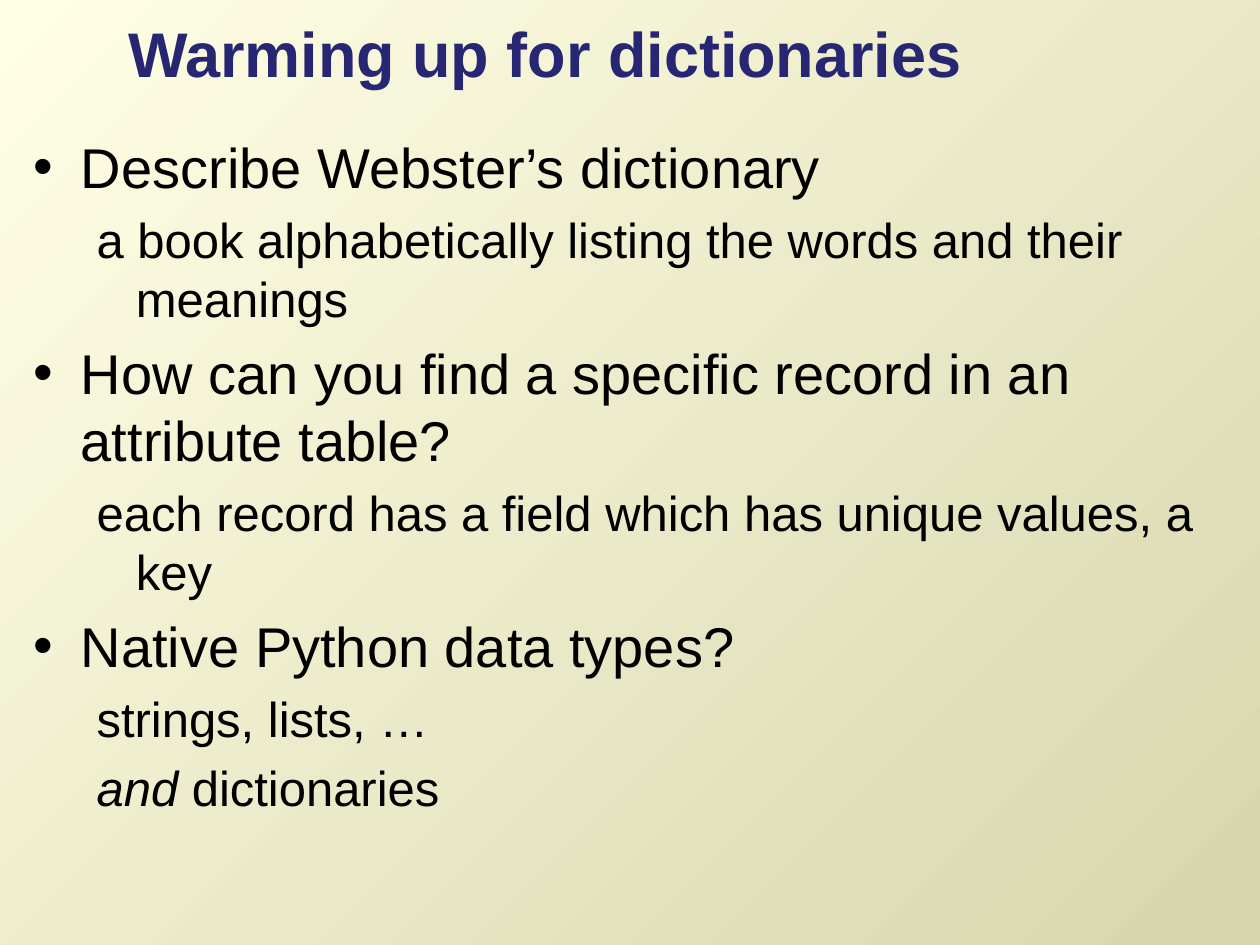
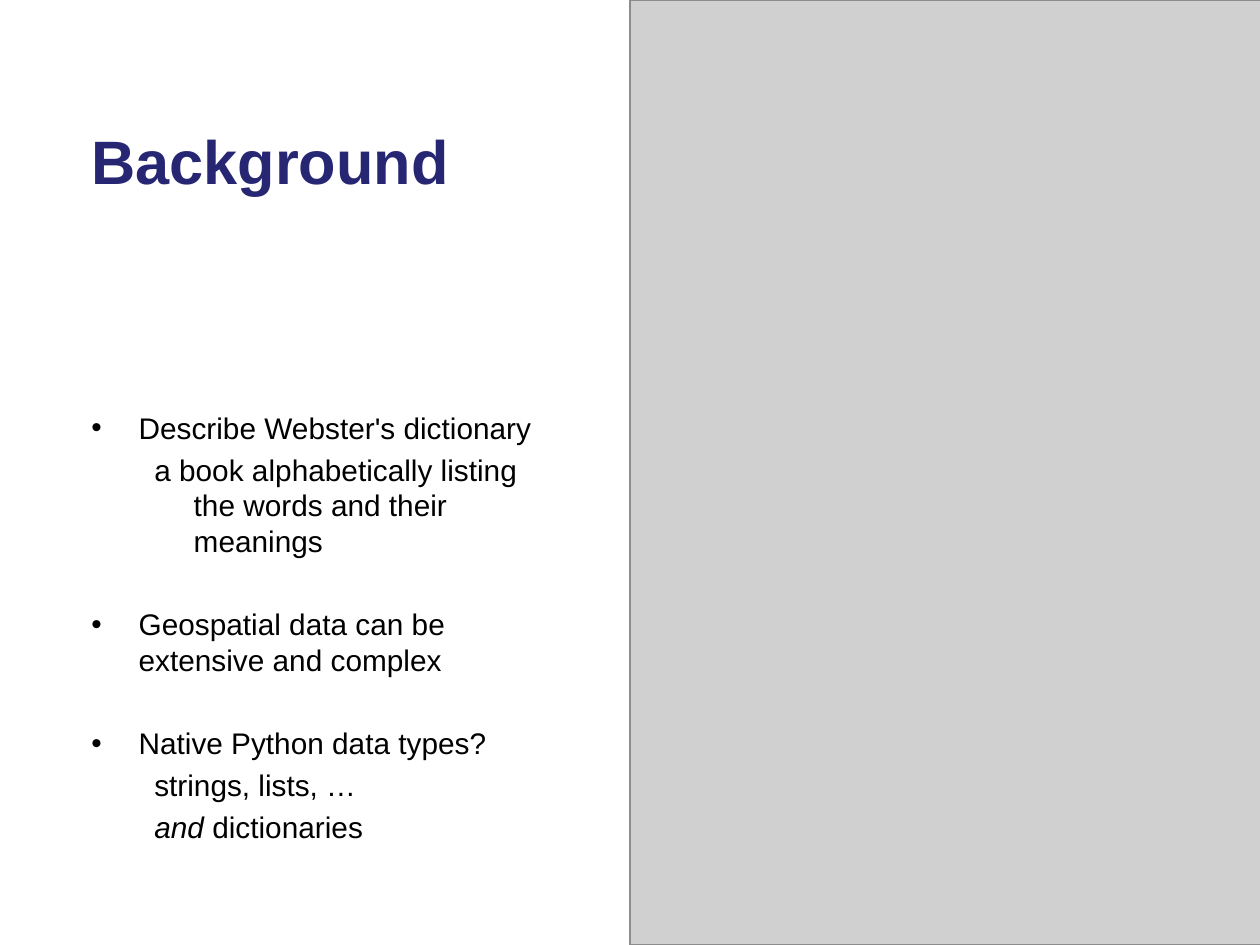
Before and after one commit to lgtateos/gis540, a slide deck: slide 3 of slides/dictionaries.pptx. Drawn at 1260x945 pixels with LibreOffice and Linux fonts; fonts in the diff are those of the drawing; grey boxes stand for pictures. Boxes give left, top, right and bottom in pixels: in the first picture for what was removed or moved away, otherwise in the second. Text is boxed around its words. In the diff, an @@ line names an element or a change of style, - is before the commit and + after.

```diff
--- a/slides/dictionaries.pptx
+++ b/slides/dictionaries.pptx
@@ background gradient #FFFFE6 to #D7D6AE to #FFFFFF @@
@@ rectangle added at (x1=0, y1=0, x2=881, y2=315), fill #FFFFFF @@
@@ picture added at (x1=630, y1=0, x2=1260, y2=945) @@
@@ title removed at (x1=128, y1=31, x2=961, y2=89) @@
-Warming up for dictionaries
@@ title added at (x1=91, y1=139, x2=448, y2=195), 35 pt, text #262673, bold @@
+Background
@@ text "Describe Webster's dictionary" moved from (x1=81, y1=147, x2=1193, y2=807) to (x1=139, y1=417, x2=531, y2=839) @@
@@ text "Describe Webster's dictionary" at (x1=139, y1=417, x2=531, y2=839): vertical alignment top to middle @@
@@ text at (x1=139, y1=417, x2=531, y2=444): text changed; size 32 to 17 pt @@
-• Describe Webster’s dictionary
+• Describe Webster's dictionary
@@ text at (x1=139, y1=459, x2=517, y2=839): size 28 to 17 pt in "a book alphabetically listing the words and ...", "strings, lists, …", "and dictionaries"; size 32 to 17 pt in "Native Python data types?"; less space between paragraphs @@
@@ text at (x1=139, y1=613, x2=445, y2=677): text changed; size 32 to 17 pt @@
-• How can you find a specific record in an attribute table?
-  each record has a field which has unique values, a key
+• Geospatial data can be extensive and complex
```
Also in this commit, not shown: 28 other slides changed, 4 slides added, 1 slide removed.
